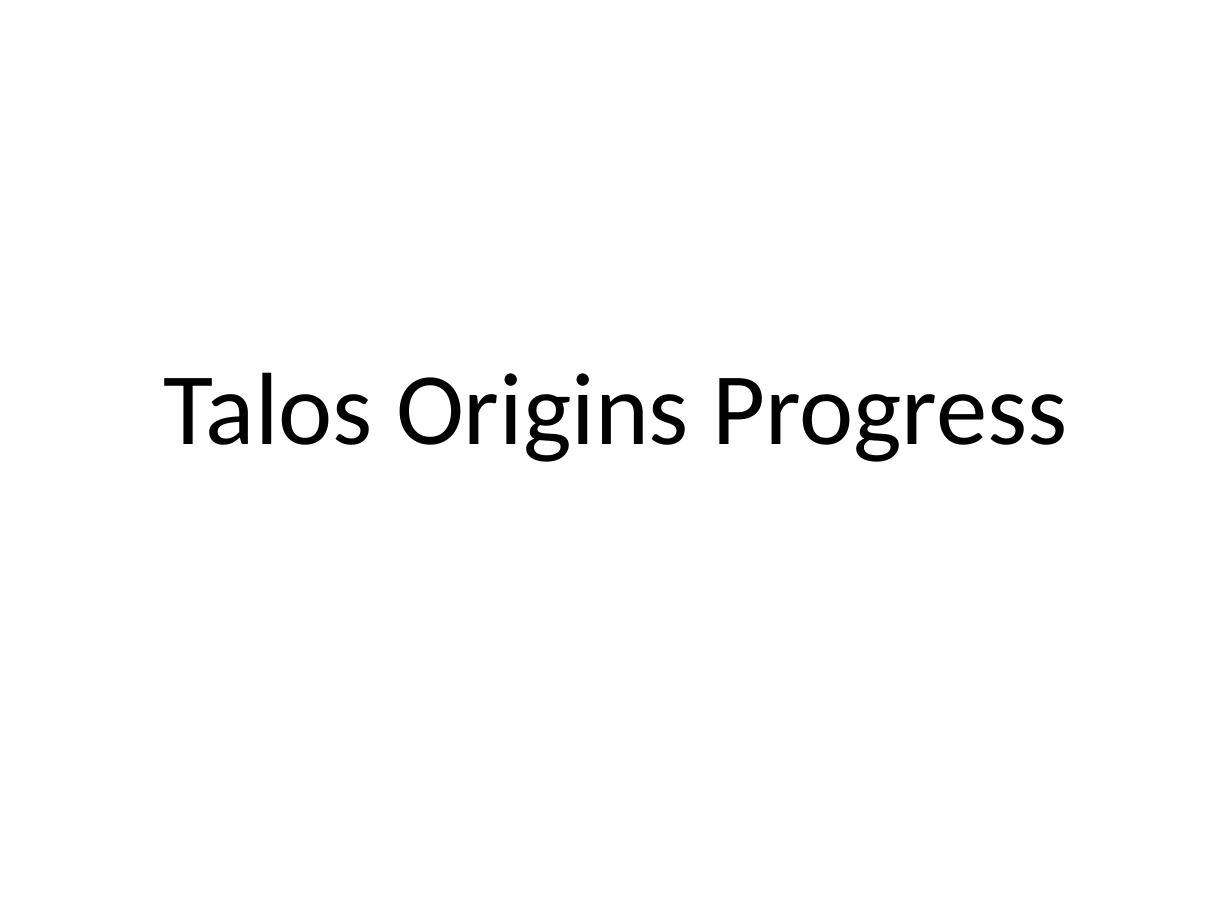
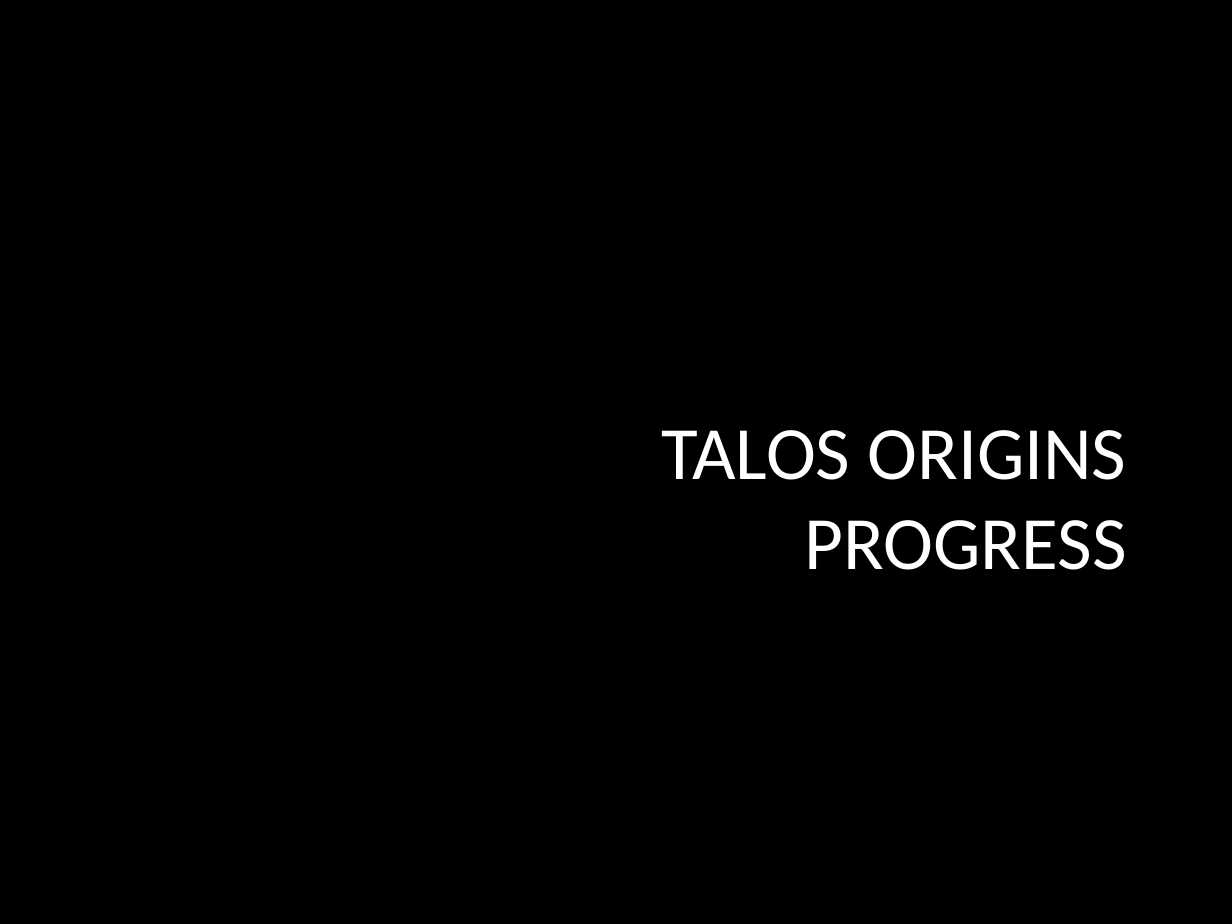
Before and after one commit to provencher/TalosOrigins, a slide deck: slide 1 of Documentation/TalosOriginsProgree.pptx. Drawn at 1232x924 pixels with LibreOffice and Linux fonts; fonts in the diff are those of the drawing; background and template pictures are left out. Boxes give left, top, right and bottom in pixels: in the first picture for what was removed or moved away, otherwise in the second. Text is boxed around its words. In the diff, an @@ line names an element or a change of style, - is before the commit and + after.

Commit message:
Added powerpoint theme

```diff
--- a/Documentation/TalosOriginsProgree.pptx
+++ b/Documentation/TalosOriginsProgree.pptx
@@ background #FFFFFF to picture (left out) @@
@@ title at <box>662,430,1126,570</box>: text changed; size 60 to 44 pt; text colour #000000 to #FFFFFF @@
-Talos Origins Progress
+TALOS ORIGINS PROGRESS
```
Also in this commit, not shown: 3 other slides changed.
